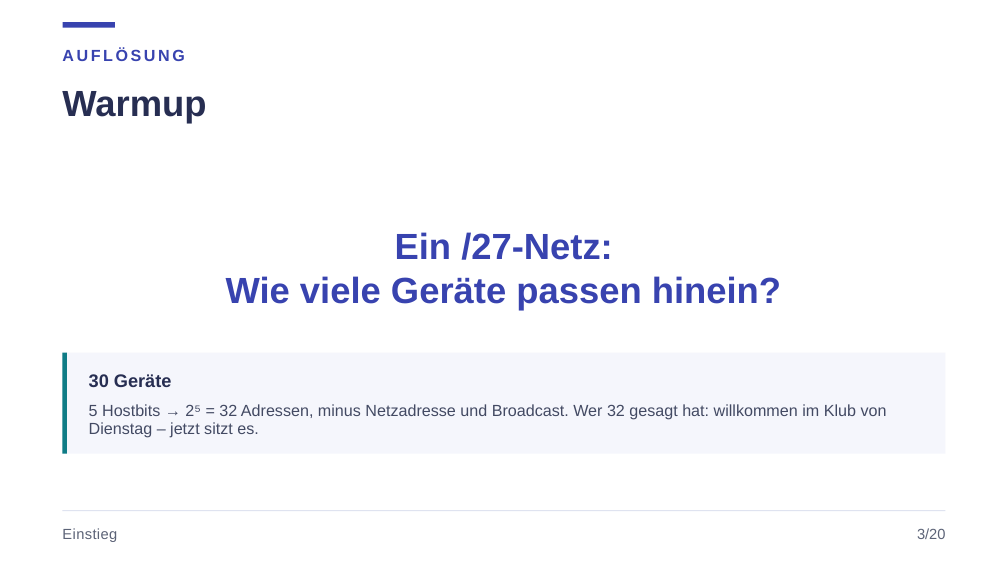
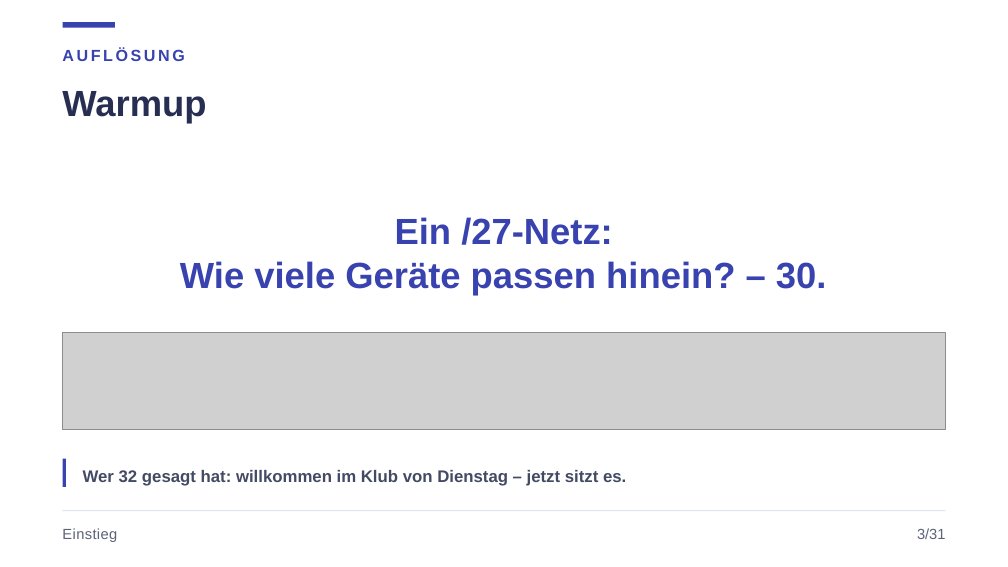
Before and after one commit to JacobMenge/kurs-unterlagen, a slide deck: slide 4 of folien/03-routing-vlan-sicherheit-parallelkurs.pptx. Drawn at 1008x567 pixels with LibreOffice and Linux fonts; fonts in the diff are those of the drawing; grey boxes stand for pictures. Boxes give left, top, right and bottom in pixels: in the first picture for what was removed or moved away, otherwise in the second. Text is boxed around its words. In the diff, an @@ line names an element or a change of style, - is before the commit and + after.

```diff
--- a/folien/03-routing-vlan-sicherheit-parallelkurs.pptx
+++ b/folien/03-routing-vlan-sicherheit-parallelkurs.pptx
@@ text "Ein /27-Netz:": place and size @@
-text "Ein /27-Netz:" at box(226, 232, 781, 311)
+text "Ein /27-Netz:" at box(180, 217, 827, 295)
@@ text at box(180, 261, 827, 295): text changed @@
-Wie viele Geräte passen hinein?
+Wie viele Geräte passen hinein? – 30.
@@ rectangle removed at box(62, 353, 946, 454) @@
@@ rectangle removed at box(62, 353, 67, 454) @@
@@ picture added at box(62, 333, 946, 429) @@
@@ text removed at box(89, 374, 172, 387) @@
-30 Geräte
@@ rectangle added at box(62, 459, 67, 487), fill #3843AF @@
@@ text at box(83, 470, 626, 486): text changed; size 11.5 to 12 pt; bold on @@
-5 Hostbits → 2⁵ = 32 Adressen, minus Netzadresse und Broadcast. Wer 32 gesagt hat: willkommen im Klub von Dienstag – jetzt sitzt es.
+Wer 32 gesagt hat: willkommen im Klub von Dienstag – jetzt sitzt es.
@@ text "Wer 32 gesagt hat: willkommen ..." at box(83, 470, 626, 486): vertical alignment top to middle @@
@@ text at box(917, 528, 945, 539): text changed @@
-3/20
+3/31
```
Also in this commit, not shown: 19 other slides changed, 12 slides added, 1 slide removed, 2 other files.
